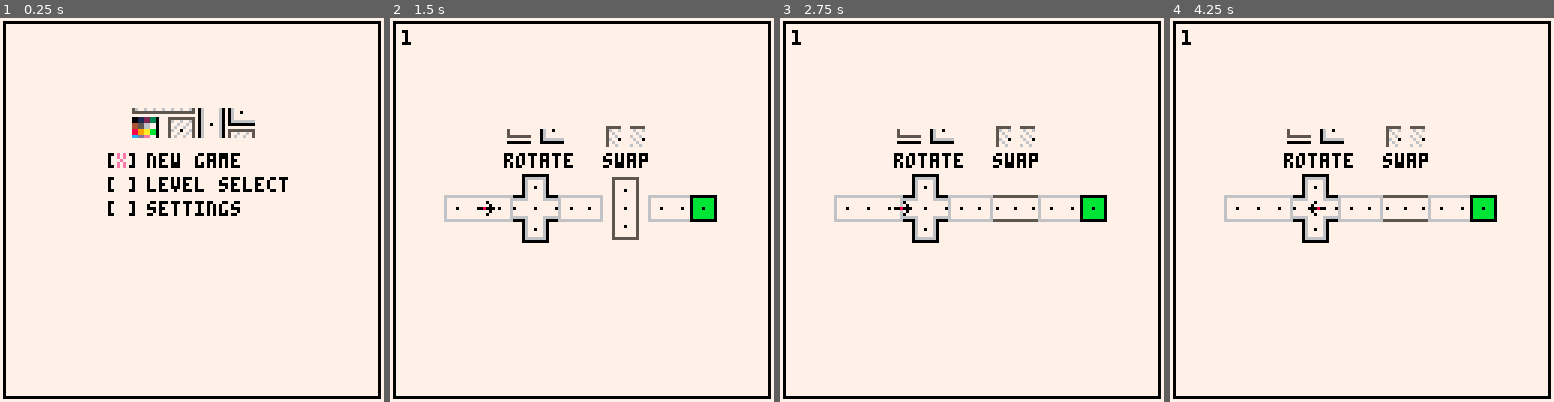
Above: before the commit, frames 1-4 (left to right).
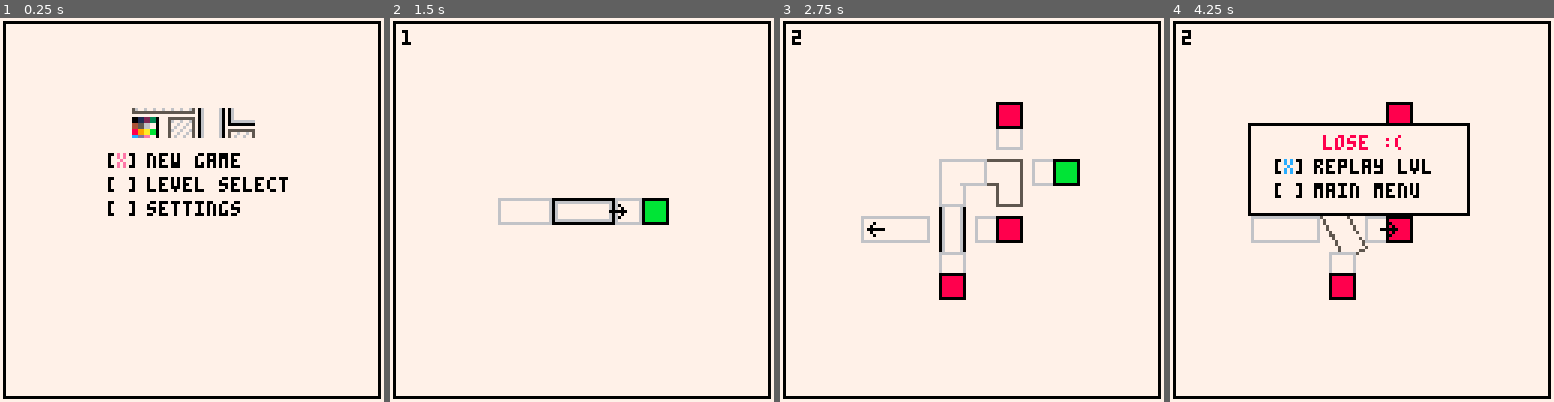
Above: after the commit, the same moments.

Repository: kreludan/rotatoes
Game: PICO-8 cartridge rotatoes.p8
The game is run twice, just before and just after one commit, with the same random seed, the same clock (stepped at 60 frames per second) and the same inputs.
Inputs:
- Up to frame 1 (0.25 s): no input
- Up to frame 2 (1.5 s): tap X (X key) at 0.33, 1.07 s; tap O (Z key) at 0.7 s
- Up to frame 3 (2.75 s): hold Right 1.6-2.1 s; tap O (Z key) at 1.7, 2.1, 2.5 s; tap X (X key) at 1.85 s; hold Up 2.15-2.42 s; hold Right from 2.47 s (still down)
- Up to frame 4 (4.25 s): tap O (Z key) every 0.4 s from 2.9 to 4.1 s; tap X (X key) at 2.97, 4.08 s; release Right at 3.03 s; hold Left 3.08-3.58 s; hold Down 3.63-3.97 s; hold Right from 4.02 s (still down)

The runs differ from the first frame. In frame 1, less than 0.1% of the frame differs, in the area x 46-64%, y 24-30%; in frame 2, 4.7%; in frame 3, 6.9%; in frame 4, 7.7%, in the area x 3-86%, y 3-74%.

Commit message:
Level 1 kinda remade

Diff:
--- a/rotatoes.p8
+++ b/rotatoes.p8
@@ -6,7 +6,7 @@
 function _init()
   system_init()
   cartdata("rotato_save")
-  max_distance = 7 -- distance to check for a waypoint in a direction
+  max_distance = 9 -- distance to check for a waypoint in a direction
   level_state = "menu" -- "playing", "win", "lose", "menu", "level_select"
   in_game_menu_option = -1
   main_menu_option = 1
@@ -986,40 +986,13 @@
 end
 
 level_blueprints = {
-    "1-goal,104,63|player,48,63-plus,48,63|vert,78,63-corrend_left,22,63|corr_horiz,29,63|corrend_right,36,63|corrend_left,60,63|corrend_right,66,63|corrend_left,90,63|corrend_right,97,63|corrend_right,104,63-right,0|left,1",
+    "1-goal,88,64|player,40,64-horiz,64,64-corrend_left,40,64|corrend_right,49,64|corr_singleton,79,64|corr_singleton,88,64-right,0|right,1",
     "2-deathtile,76,70|deathtile,76,32|deathtile,57,89|goal,95,51|player,31,70-vert,57,70|l2,76,51-corrend_left,31,70|c …(661 unchanged characters)…
-    "4-goal,83,28|enemy_basic,40,47|player,40,85-horiz,45,85 …(247 unchanged characters)… _singleton,83,28-right,0|left,1|right,1",
-    {level_num = 11,
-     character_blueprint = {
-         {"goal", 104, 63 },
-         {"player", 22, 63 },
-     },
-     rotator_blueprint = {
-         { "horiz", 48, 63 },
-         { "horiz", 78, 63 }
-     },
-     static_tile_blueprint = {
-         { "corrend_left", 22, 63 },
-         { "corr_horiz", 29, 63 },
-         { "corrend_right", 36, 63 },
-         { "corrend_left", 60, 63 },
-         { "corrend_left", 48, 75},
-         { "corrend_right", 78, 75},
-         { "corrend_right", 66, 63 },
-         { "corrend_left", 90, 63},
-         { "corrend_right", 97, 63 },
-         { "corrend_right", 104, 63 }
-     }},
+    "4-goal,83,28|enemy_basic,40,47|player,40,85-horiz,45,85 …(247 unchanged characters)… _singleton,83,28-right,0|left,1|right,1"
 }
 
 function draw_level_text()
     if level_num == 1 then
-        sspr(0, 16, 8, 5, 39, 37)
-        sspr(0, 24, 8, 5, 50, 37)
-        print("rotate", 38, 45, 0)
-        sspr(0, 30, 5, 7, 72, 36)
-        sspr(6, 30, 5, 7, 80, 36)
-        print("swap", 71, 45, 0)
     end
 end
 -->8
--- a/src/0.global.lua
+++ b/src/0.global.lua
@@ -2,7 +2,7 @@
 function _init()
   system_init()
   cartdata("rotato_save")
-  max_distance = 7 -- distance to check for a waypoint in a direction
+  max_distance = 9 -- distance to check for a waypoint in a direction
   level_state = "menu" -- "playing", "win", "lose", "menu", "level_select"
   in_game_menu_option = -1
   main_menu_option = 1
--- a/src/4.levels.lua
+++ b/src/4.levels.lua
@@ -19,39 +19,12 @@
 end
 
 level_blueprints = {
-    "1-goal,104,63|player,48,63-plus,48,63|vert,78,63-corrend_left,22,63|corr_horiz,29,63|corrend_right,36,63|corrend_left,60,63|corrend_right,66,63|corrend_left,90,63|corrend_right,97,63|corrend_right,104,63-right,0|left,1",
+    "1-goal,88,64|player,40,64-horiz,64,64-corrend_left,40,64|corrend_right,49,64|corr_singleton,79,64|corr_singleton,88,64-right,0|right,1",
     "2-deathtile,76,70|deathtile,76,32|deathtile,57,89|goal,95,51|player,31,70-vert,57,70|l2,76,51-corrend_left,31,70|c …(661 unchanged characters)…
-    "4-goal,83,28|enemy_basic,40,47|player,40,85-horiz,45,85 …(247 unchanged characters)… _singleton,83,28-right,0|left,1|right,1",
-    {level_num = 11,
-     character_blueprint = {
-         {"goal", 104, 63 },
-         {"player", 22, 63 },
-     },
-     rotator_blueprint = {
-         { "horiz", 48, 63 },
-         { "horiz", 78, 63 }
-     },
-     static_tile_blueprint = {
-         { "corrend_left", 22, 63 },
-         { "corr_horiz", 29, 63 },
-         { "corrend_right", 36, 63 },
-         { "corrend_left", 60, 63 },
-         { "corrend_left", 48, 75},
-         { "corrend_right", 78, 75},
-         { "corrend_right", 66, 63 },
-         { "corrend_left", 90, 63},
-         { "corrend_right", 97, 63 },
-         { "corrend_right", 104, 63 }
-     }},
+    "4-goal,83,28|enemy_basic,40,47|player,40,85-horiz,45,85 …(247 unchanged characters)… _singleton,83,28-right,0|left,1|right,1"
 }
 
 function draw_level_text()
     if level_num == 1 then
-        sspr(0, 16, 8, 5, 39, 37)
-        sspr(0, 24, 8, 5, 50, 37)
-        print("rotate", 38, 45, 0)
-        sspr(0, 30, 5, 7, 72, 36)
-        sspr(6, 30, 5, 7, 80, 36)
-        print("swap", 71, 45, 0)
     end
 end
--- a/src/utils/encode_level_as_string.lua
+++ b/src/utils/encode_level_as_string.lua
@@ -32,30 +32,19 @@
     return blueprint_string
 end
 
-level = {level_num = 4,
+level = {level_num = 1,
          character_blueprint = {
-             {"goal", 83, 28, "right", 0},
-             {"enemy_basic", 40, 47, "left", 1},
-             {"player", 40, 85, "right", 1}
+             {"goal", 88, 64, "right", 0},
+             {"player", 40, 64, "right", 1}
          },
          rotator_blueprint = {
-             { "horiz", 45, 85 },
-             { "plus", 59, 47 },
-             { "horiz", 83, 47 }
+             { "horiz", 64, 64 },
          },
          static_tile_blueprint = {
-             { "corrend_down", 45, 73 },
-             { "corr_turn_upleft", 45, 66 },
-             { "corr_horiz", 52, 66 },
-             { "corr_turn_downright", 59, 66 },
-             { "corrend_up", 59, 59 },
-             { "corrend_right", 47, 47 },
-             { "corrend_left", 40, 47 },
-             { "corrend_down", 59, 35},
-             { "corrend_up", 59, 28 },
-             { "corr_singleton", 71, 47 },
-             { "corr_singleton", 83, 35 },
-             { "invisible_tile", 83, 28 }
+             { "corrend_left", 40, 64 },
+             { "corrend_right", 49, 64 },
+             { "corr_singleton", 79, 64 },
+             { "corr_singleton", 88, 64 }
          }}
 
 print(encode_level_as_string(level))
Not shown, changed: 24 lines of the sprite sheet (__gfx__) section of rotatoes.p8
Not shown, changed: src/img/tileset.png
